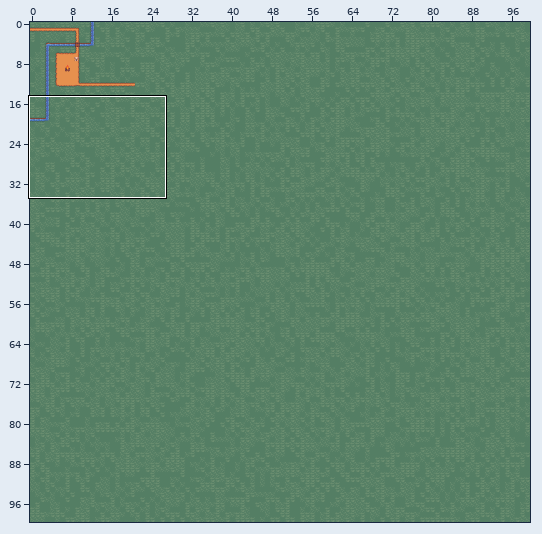
A Tiled map gets an edit: malibu/assets/world/demo.tmx. Above, an overview of the earlier version with the close-up marked.
Close-up. Before:
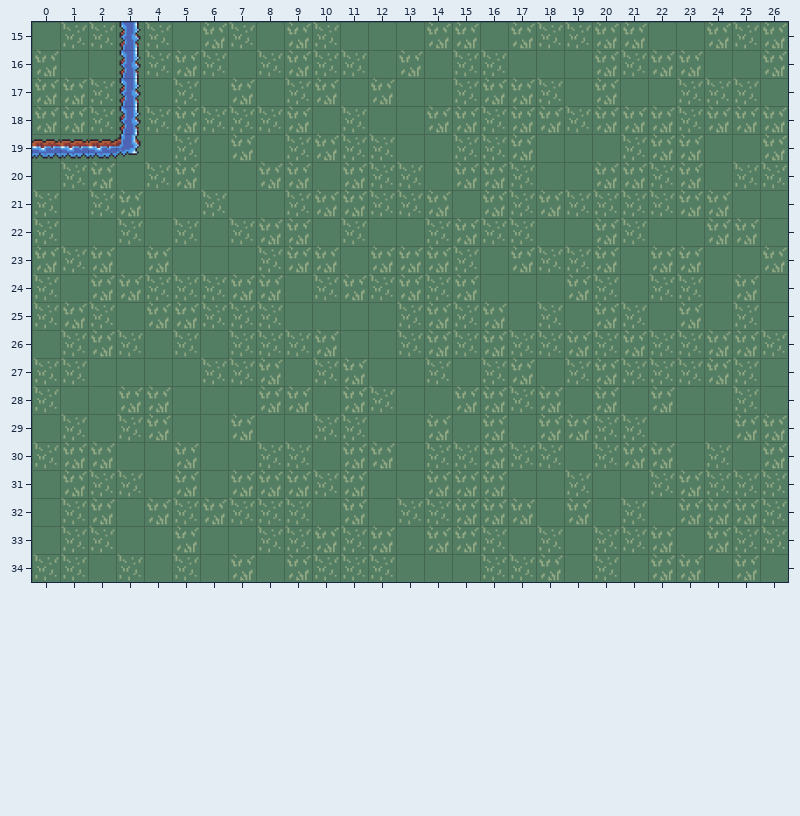
Cells are 64x64 px. Shown: x 0..26, y 15..34. The commit also changed other parts of the map, which this record leaves out.
And afterwards:
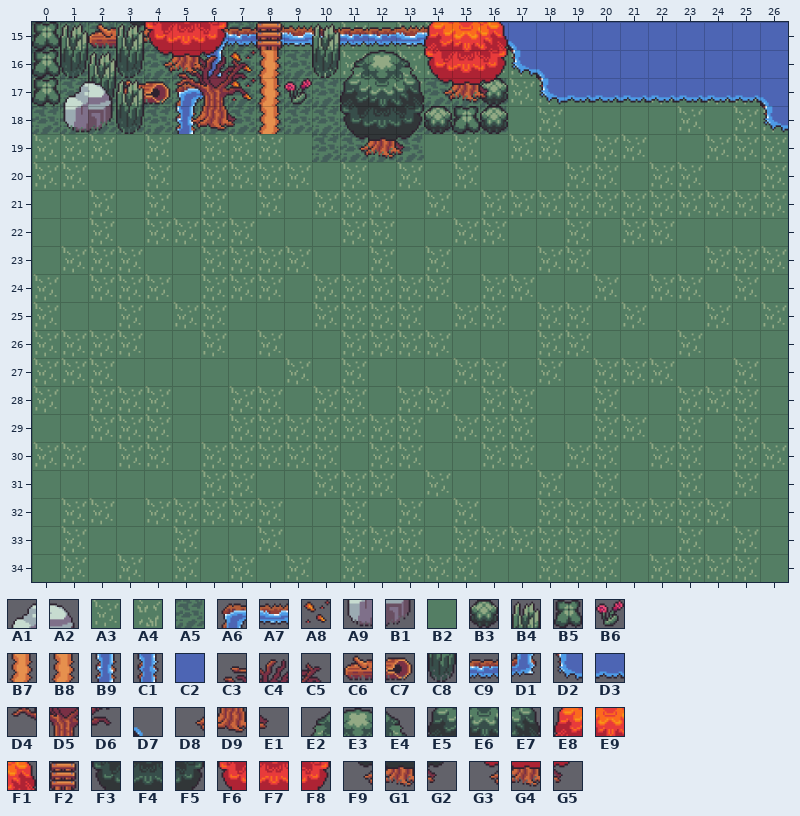
Key: from "forest": A1 6, A2 7, A3 8, A4 9, A5 11, A6 20, A7 21, A8 29, A9 32, B1 33, B2 34, B3 35, B4 36, B5 37, B6 38, B7 40, B8 42, B9 46, C1 48, C2 50, C3 52, C4 53, C5 54, C6 60, C7 61, C8 62, C9 73, D1 74, D2 75, D3 76, D4 78, D5 79, D6 80, D7 103, D8 104, D9 105, E1 106, E2 130, E3 131, E4 132, E5 156, E6 157, E7 158, E8 159, E9 160, F1 161, F2 170, F3 182, F4 183, F5 184, F6 185, F7 186, F8 187, F9 208, G1 209, G2 210, G3 211, G4 212, G5 213.
__ is an empty cell, ## one hidden under a higher layer, .. an unchanged one.
Tiles of an added or newly shown layer are drawn over the layers below it.
From old to new:
--- layer "grass"
@@ x 0..26 @@
-15 B2 A3 A3 B2 A3 B2 A4 A3 B2 A4 A3 B2 .. B2 A4 A4 .. A4 A3 A3 A4 A4 B2 B2 A4 A3 A4
-16 A4 B2 B2 B2 A3 A4 A3 B2 A3 A4 .. .. .. A4 B2 A3 .. B2 B2 B2 A4 A3 A4 A4 B2 B2 A4
-17 A4 A4 A3 B2 B2 A3 B2 A4 B2 A3 A4 B2 A4 B2 B2 A3 A4 A4 .. .. A4 .. B2 A3 .. .. B2
-18 A4 A4 A3 B2 A3 A4 A3 A3 A3 A4 B2 A3 B2 B2 A4 A4 A3 A4 A4 A3 A4 A4 A4 .. A4 A4 A4
-19 B2 B2 B2 .. B2 A3 B2 A4 B2 A3 A4 A3 A3 B2 .. .. A3 A4 B2 .. B2 .. A4 A4 B2 B2 A4
-20 B2 .. A4 .. .. A4 B2 B2 A4 A4 .. A4 A3 .. .. A4 A4 A3 .. B2 A4 A4 .. A4 .. A3 ..
-21 A3 .. .. A4 B2 .. .. .. B2 A3 A4 A4 .. A3 A4 .. A4 .. A4 .. .. .. .. A4 A4 B2 B2
-22 A3 .. B2 A3 B2 .. B2 .. A4 A4 .. .. B2 .. A3 A4 .. A3 .. B2 A4 .. B2 .. A4 A4 ..
-23 A4 .. A4 B2 A4 .. B2 B2 .. A4 A4 .. A4 A4 A4 A3 .. A4 .. .. A4 .. A4 A4 B2 B2 A4
-24 .. .. A4 A4 .. A3 .. A4 A4 .. .. A4 .. A4 .. A4 B2 B2 .. A4 .. .. .. .. .. A4 ..
-25 .. A4 A3 B2 A4 A4 .. A3 A3 .. B2 B2 B2 .. A4 .. A4 .. .. B2 A4 .. .. A4 B2 A3 B2
-26 B2 .. A4 .. .. A3 B2 A3 .. A3 A4 B2 B2 .. A4 A3 A4 A3 .. A4 A3 A4 A3 .. A4 A4 A3
-27 .. .. B2 .. .. .. A3 A3 A4 B2 A3 A4 .. .. A3 B2 .. A4 B2 A3 A4 .. .. A3 A4 .. ..
-28 .. .. B2 A4 A4 .. .. B2 A4 A4 B2 A4 A3 B2 B2 A4 A4 .. A4 .. A4 .. A4 B2 B2 .. ..
-29 .. A3 B2 .. A4 .. .. A4 B2 B2 .. .. B2 B2 A4 B2 A4 B2 A4 A4 .. .. .. B2 .. A4 A4
-30 .. A4 A4 B2 B2 A4 B2 B2 .. .. B2 A4 A4 B2 A3 A3 A4 .. A3 B2 .. A4 A4 B2 A3 B2 A4
-31 .. A4 A3 A3 .. A4 B2 A4 A4 A4 .. A4 B2 .. A4 A4 A4 .. B2 A3 B2 .. A3 A4 A3 .. A3
-32 .. .. A4 .. A4 .. A4 .. .. A3 .. A4 .. .. A3 A4 A4 A4 B2 A4 B2 .. B2 A4 A4 A4 A3
-33 .. .. A3 .. .. A4 .. .. .. A3 A4 .. A4 B2 A4 A4 .. B2 .. B2 .. A3 A4 B2 A4 .. A3
-34 A3 .. .. .. .. .. .. A4 .. A4 A3 .. A3 B2 B2 B2 A3 A3 A4 B2 .. .. A4 A4 B2 A4 ..
+15 A5 A5 A5 A5 A5 ## A5 A5 A3 B2 B2 A3 .. A3 A3 ## .. C2 C2 C2 C2 C2 C2 C2 C2 C2 C2
+16 A5 A5 A5 A5 A5 A5 A5 A5 A5 A5 .. .. .. A3 A3 ## .. A3 C2 C2 C2 C2 C2 C2 C2 C2 C2
+17 A3 A5 A5 A5 A5 A5 A5 A5 A5 A5 A5 A5 ## A3 A5 A5 A5 A3 .. .. B2 .. A3 B2 .. .. C2
+18 A5 A5 A5 A5 A5 A5 A5 A5 A5 A5 A5 A5 ## A5 A5 A5 A5 B2 A3 B2 B2 B2 B2 .. B2 A3 A3
+19 A3 A3 A3 .. A3 B2 A3 A3 A3 B2 A5 A5 A5 A5 .. .. B2 A3 A3 .. A3 .. B2 B2 A3 A3 A3
+20 A3 .. B2 .. .. B2 A3 A3 A3 A3 .. A3 B2 .. .. A3 B2 B2 .. A3 A3 B2 .. A3 .. B2 ..
+21 B2 .. .. B2 A3 .. .. .. A3 B2 A3 A3 .. B2 A3 .. A3 .. A3 .. .. .. .. A3 A3 A3 A3
+22 B2 .. A3 B2 A3 .. A3 .. B2 B2 .. .. A3 .. B2 A3 .. B2 .. A3 B2 .. A3 .. B2 B2 ..
+23 B2 .. A3 A3 B2 .. A3 A3 .. A3 B2 .. A3 B2 A3 B2 .. B2 .. .. B2 .. B2 B2 A3 A3 A3
+24 .. .. A3 A3 .. B2 .. A3 A3 .. .. A3 .. A3 .. B2 A3 A3 .. B2 .. .. .. .. .. A3 ..
+25 .. B2 B2 A3 B2 A3 .. B2 B2 .. A3 A3 A3 .. B2 .. A3 .. .. A3 B2 .. .. B2 A3 B2 A3
+26 A3 .. A3 .. .. B2 A3 B2 .. B2 B2 A3 A3 .. A3 B2 B2 B2 .. A3 B2 B2 B2 .. B2 B2 B2
+27 .. .. A3 .. .. .. B2 B2 B2 A3 B2 A3 .. .. B2 A3 .. B2 A3 B2 A3 .. .. B2 B2 .. ..
+28 .. .. A3 A3 A3 .. .. A3 A3 B2 A3 A3 B2 A3 A3 B2 A3 .. B2 .. A3 .. B2 A3 A3 .. ..
+29 .. B2 A3 .. A3 .. .. A3 A3 A3 .. .. A3 A3 B2 A3 A3 A3 B2 B2 .. .. .. A3 .. A3 B2
+30 .. A3 B2 A3 A3 B2 A3 A3 .. .. A3 B2 A3 A3 B2 B2 A3 .. B2 A3 .. B2 A3 A3 B2 A3 A3
+31 .. B2 B2 B2 .. B2 A3 A3 B2 B2 .. A3 A3 .. A3 B2 B2 .. A3 B2 A3 .. B2 A3 B2 .. B2
+32 .. .. A3 .. A3 .. A3 .. .. B2 .. A3 .. .. B2 A3 B2 B2 A3 A3 A3 .. A3 A3 A3 B2 B2
+33 .. .. B2 .. .. A3 .. .. .. B2 B2 .. A3 A3 B2 A3 .. A3 .. A3 .. B2 B2 A3 B2 .. B2
+34 B2 .. .. .. .. .. .. A3 .. A3 B2 .. B2 A3 A3 A3 B2 B2 A3 A3 .. .. A3 A3 A3 A3 ..
--- layer "water"
@@ x 0..26 @@
-15 .. .. .. C1 .. .. __ __ __ __ __ __ __ __ __ .. __ __ .. .. .. .. .. .. .. .. ..
-16 .. .. .. C1 .. .. __ .. .. .. .. .. .. .. .. .. .. __ __ .. .. .. .. .. .. .. ..
-17 .. .. .. C1 .. __ __ .. .. .. .. .. .. .. .. .. .. .. __ __ __ __ __ __ __ __ __
-18 .. .. .. C1 .. __ .. .. .. .. .. .. .. .. .. .. .. .. .. .. .. .. .. .. .. .. __
-19 C9 C9 C9 D1 .. .. .. .. .. .. .. .. .. .. .. .. .. .. .. .. .. .. .. .. .. .. ..
+15 .. .. .. __ .. .. A6 C9 A7 A7 C9 C9 C9 A7 A7 .. D3 D7 .. .. .. .. .. .. .. .. ..
+16 .. .. .. __ .. .. C1 .. .. .. .. .. .. .. .. .. .. D2 D7 .. .. .. .. .. .. .. ..
+17 .. .. .. __ .. A6 D1 .. .. .. .. .. .. .. .. .. .. .. D2 D3 D3 D3 D3 D3 D3 D3 D7
+18 .. .. .. __ .. B9 .. .. .. .. .. .. .. .. .. .. .. .. .. .. .. .. .. .. .. .. D2
+19 __ __ __ __ .. .. .. .. .. .. .. .. .. .. .. .. .. .. .. .. .. .. .. .. .. .. ..
--- layer "path" (added)
@@ x 8..8 @@
-15 __
-16 __
-17 __
-18 __
+15 F2
+16 B8
+17 B8
+18 B7
--- layer "props" (added)
@@ x 0..16 @@
-15 __ __ __ __ __ .. .. .. .. .. __ .. .. .. __ __ __
-16 __ __ .. .. .. __ __ __ .. .. __ __ __ __ __ __ __
-17 __ .. __ __ __ __ __ __ .. __ .. __ __ __ __ __ __
-18 .. .. .. .. .. __ __ __ .. .. .. __ __ __ __ __ __
-19 .. .. .. .. .. .. .. .. .. .. .. __ __ __ .. .. ..
+15 B5 B4 C6 F9 G1 .. .. .. .. .. B4 .. .. .. E8 E9 F1
+16 B5 C8 .. .. .. C3 G5 A8 .. .. C8 E2 E3 E4 F6 F7 F8
+17 B5 .. C8 C6 C7 D4 D5 A8 .. B6 .. E5 E6 E7 G3 G4 B3
+18 .. .. .. .. .. D8 D9 E1 .. .. .. F3 F4 F5 B3 B5 B3
+19 .. .. .. .. .. .. .. .. .. .. .. F9 G1 G2 .. .. ..
--- layer "props2" (added)
@@ x 1..16 @@
-15 .. .. __ __ __ __ .. .. .. .. .. .. .. .. .. ..
-16 .. __ __ __ __ __ __ .. .. .. .. .. .. .. .. ..
-17 __ __ __ .. .. .. __ .. .. .. .. .. .. .. .. __
-18 __ __ __ .. .. .. .. .. .. .. .. .. .. .. .. ..
+15 .. .. B4 F6 F7 F8 .. .. .. .. .. .. .. .. .. ..
+16 .. B4 C8 G3 G4 C4 C5 .. .. .. .. .. .. .. .. ..
+17 A1 A2 B4 .. .. .. D6 .. .. .. .. .. .. .. .. G5
+18 A9 B1 C8 .. .. .. .. .. .. .. .. .. .. .. .. ..
Where, in picture pixels (left, top, right, bottom), the same in both close-ups:
changed: (32, 22, 788, 581)
